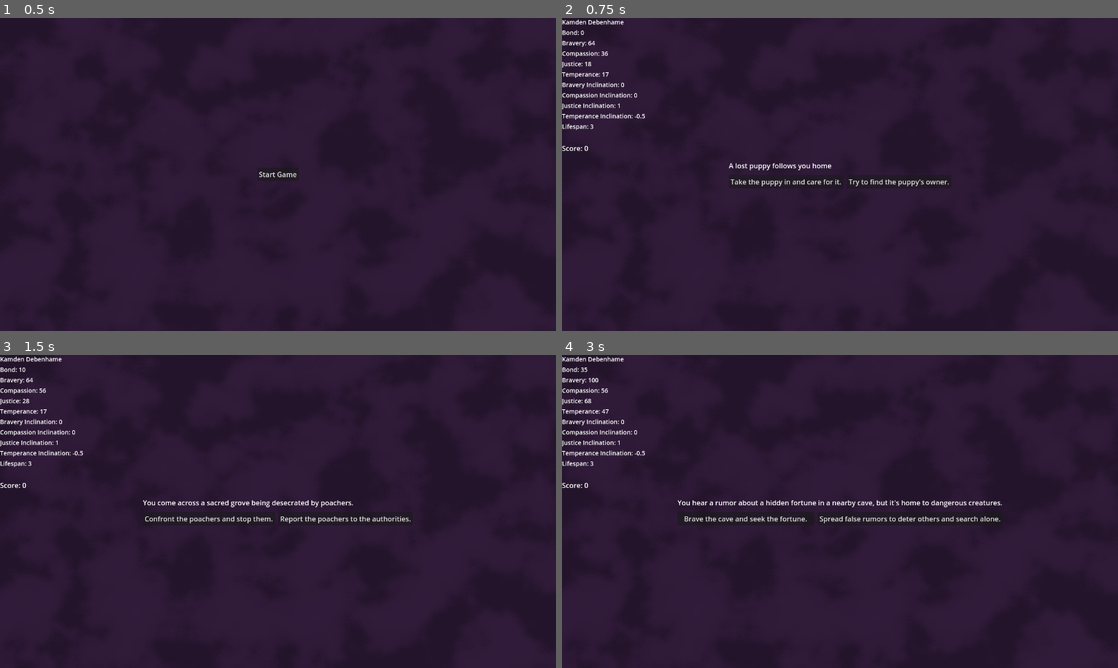
Above: before the commit, frames 1-4 (two rows, left to right).
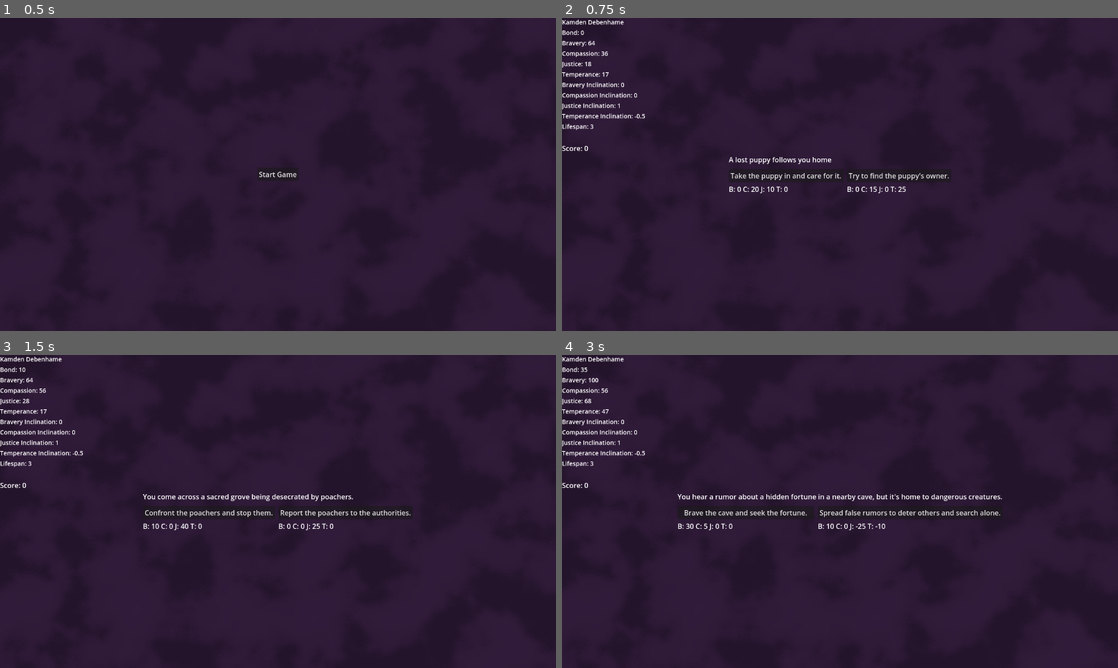
Above: after the commit, the same moments.

Repository: fiobabig/PirateJam16
Game: Godot game, scene res://app/game.tscn
Same seed, same stepped clock (60 frames per second), same inputs: the game is played once before the commit and once after it.
Inputs:
- Up to frame 1 (0.5 s): no input
- Up to frame 2 (0.75 s): click "Start Game" at 0.5 s
- Up to frame 3 (1.5 s): click "Take the puppy in and care fo…" at 1.25 s
- Up to frame 4 (3 s): click "Confront the poachers and sto…" at 2 s; click "Harvest the herb despite the …" at 2.75 s

Frame 1 is identical in both runs. In frame 2, 1.1% of the frame differs, in the area x 30-70%, y 44-56%; in frame 3, 1.7%; in frame 4, 2.1%, in the area x 20-80%, y 44-56%.

Commit message:
Debug decision options

Diff:
--- a/event/decision/display/decision_display.gd
+++ b/event/decision/display/decision_display.gd
@@ -4,6 +4,8 @@
 @onready var description: Label = %Description
 @onready var option1: Button = %Option1
 @onready var option2: Button = %Option2
+@onready var option1_stats: Label = %Option1Stats
+@onready var option2_stats: Label = %Option2Stats
 
 var _current_decision: Decision
 
@@ -18,6 +20,28 @@
 	option1.text = decision.options[0].text
 	option2.text = decision.options[1].text
 
+	option1_stats.text = (
+		"B: "
+		+ str(decision.options[0].bravery)
+		+ " C: "
+		+ str(decision.options[0].compassion)
+		+ " J: "
+		+ str(decision.options[0].justice)
+		+ " T: "
+		+ str(decision.options[0].temperance)
+	)
+
+	option2_stats.text = (
+		"B: "
+		+ str(decision.options[1].bravery)
+		+ " C: "
+		+ str(decision.options[1].compassion)
+		+ " J: "
+		+ str(decision.options[1].justice)
+		+ " T: "
+		+ str(decision.options[1].temperance)
+	)
+
 
 func _on_option_1_pressed() -> void:
 	BearerService.update(_current_decision.options[0])
--- a/event/decision/display/decision_display.tscn
+++ b/event/decision/display/decision_display.tscn
@@ -32,17 +32,33 @@
 layout_mode = 2
 theme_override_constants/separation = 8
 
-[node name="Option1" type="Button" parent="DecisionFrame/VBoxContainer/HBoxContainer"]
+[node name="VBoxContainer" type="VBoxContainer" parent="DecisionFrame/VBoxContainer/HBoxContainer"]
+layout_mode = 2
+size_flags_horizontal = 3
+
+[node name="Option1" type="Button" parent="DecisionFrame/VBoxContainer/HBoxContainer/VBoxContainer"]
 unique_name_in_owner = true
 layout_mode = 2
 size_flags_horizontal = 3
 text = "Option 1"
 
-[node name="Option2" type="Button" parent="DecisionFrame/VBoxContainer/HBoxContainer"]
+[node name="Option1Stats" type="Label" parent="DecisionFrame/VBoxContainer/HBoxContainer/VBoxContainer"]
+unique_name_in_owner = true
+layout_mode = 2
+
+[node name="VBoxContainer2" type="VBoxContainer" parent="DecisionFrame/VBoxContainer/HBoxContainer"]
+layout_mode = 2
+size_flags_horizontal = 3
+
+[node name="Option2" type="Button" parent="DecisionFrame/VBoxContainer/HBoxContainer/VBoxContainer2"]
 unique_name_in_owner = true
 layout_mode = 2
 size_flags_horizontal = 3
 text = "Option 2"
 
-[connection signal="pressed" from="DecisionFrame/VBoxContainer/HBoxContainer/Option1" to="." method="_on_option_1_pressed"]
-[connection signal="pressed" from="DecisionFrame/VBoxContainer/HBoxContainer/Option2" to="." method="_on_option_2_pressed"]
+[node name="Option2Stats" type="Label" parent="DecisionFrame/VBoxContainer/HBoxContainer/VBoxContainer2"]
+unique_name_in_owner = true
+layout_mode = 2
+
+[connection signal="pressed" from="DecisionFrame/VBoxContainer/HBoxContainer/VBoxContainer/Option1" to="." method="_on_option_1_pressed"]
+[connection signal="pressed" from="DecisionFrame/VBoxContainer/HBoxContainer/VBoxContainer2/Option2" to="." method="_on_option_2_pressed"]
